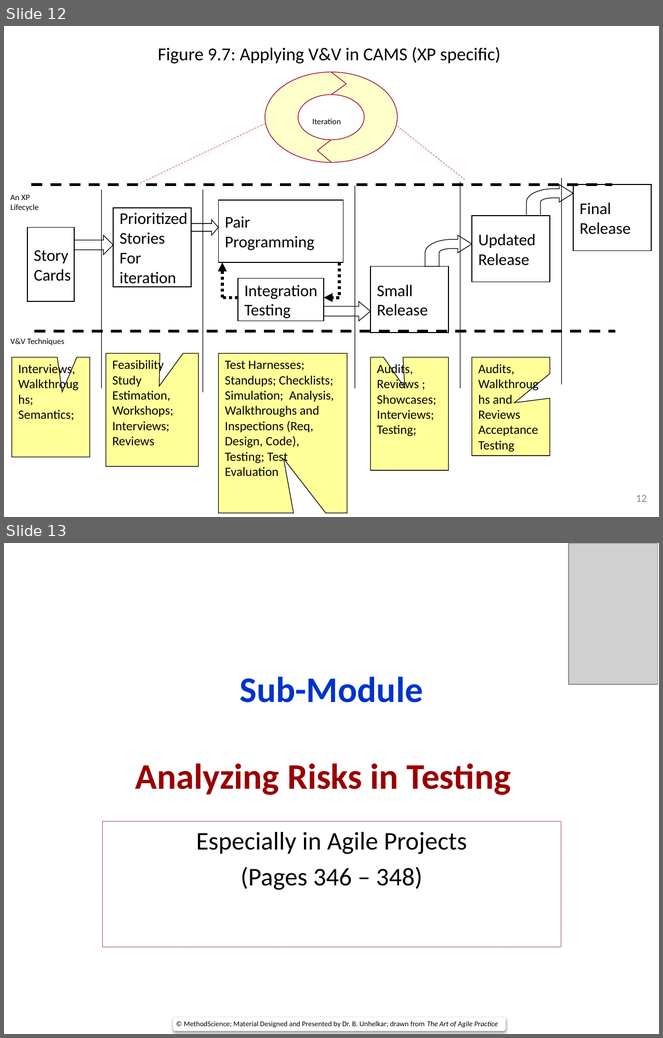
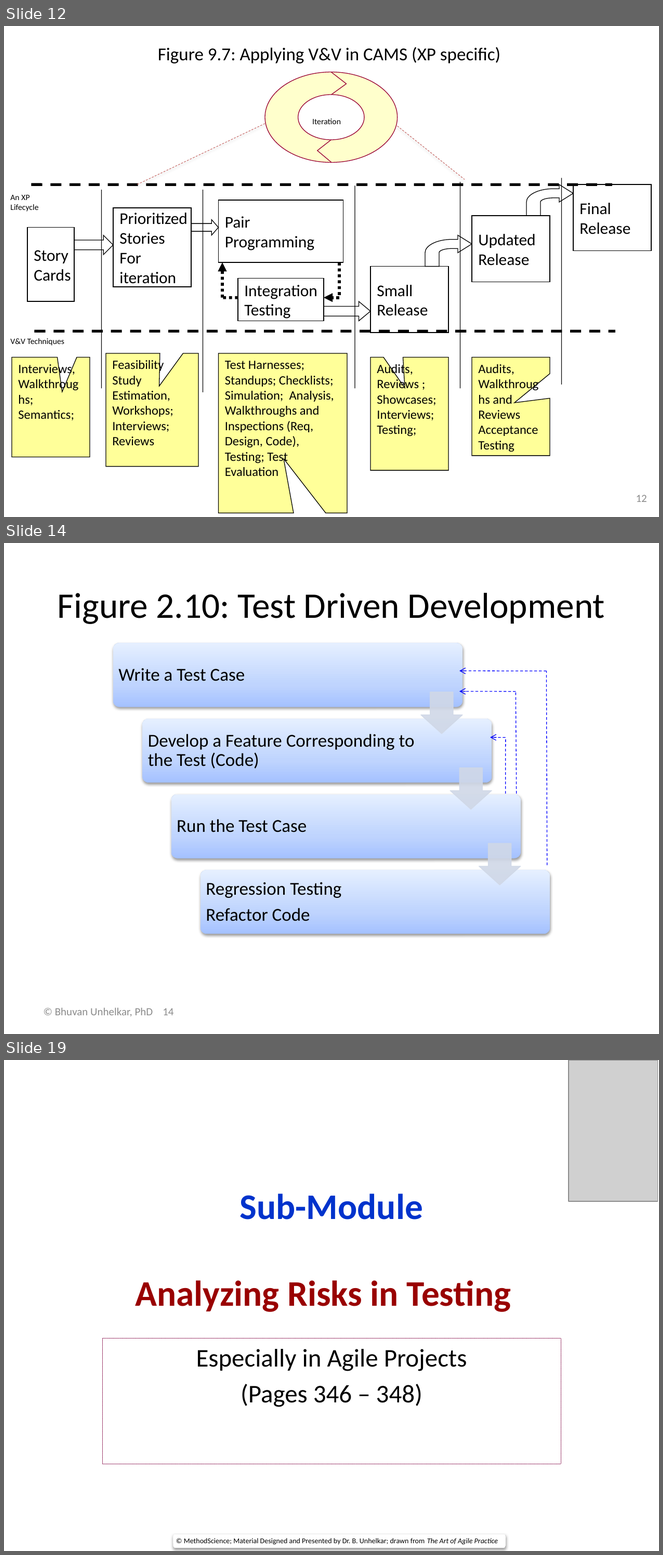
Before and after one commit to USNMasterEmSys2018/System-Engineering, a slide deck: Project management/APM_Week_15_CAMS_Quality & Testing.pptx. Shown one above the other, each under a label of ours: slides 12 and 13 before the commit, slides 12, 14 and 19 after it; the slides between them are not shown. The pictures are 663x1038 and 663x1555 pixels, drawn with LibreOffice and Linux fonts; fonts in the diff are those of the drawing; grey boxes stand for pictures. Boxes give left, top, right and bottom in pixels: in the first picture for what was removed or moved away, otherwise in the second. Text is boxed around its words. In the diff, an @@ line names an element or a change of style, - is before the commit and + after.

Commit message:
update of quality and testing

```diff
--- a/Project management/APM_Week_15_CAMS_Quality & Testing.pptx
+++ b/Project management/APM_Week_15_CAMS_Quality & Testing.pptx
@@ slide 14 added at (4, 543, 659, 1034), background #FFFFFF @@
@@ title added at (58, 593, 605, 624), 39.6 pt, text #000000 @@
+Figure 2.10: Test Driven Development
@@ arrow added from (546, 671) to (460, 671), #0000FF 0.75 pt dashed @@
@@ line added from (547, 865) to (546, 671), #0000FF 0.75 pt dashed @@
@@ arrow added from (516, 692) to (460, 692), #0000FF 0.75 pt dashed @@
@@ line added from (516, 794) to (516, 692), #0000FF 0.75 pt dashed @@
@@ arrow added from (506, 737) to (490, 737), #0000FF 0.75 pt dashed @@
@@ line added from (506, 794) to (506, 737), #0000FF 0.75 pt dashed @@
@@ group added at (113, 643, 550, 934): 4 rounded rectangles, 4 texts, 3 down arrows @@
+Write a Test Case
+Develop a Feature Corresponding to the Test (Code)
+Run the Test Case
+Regression Testing
+Refactor Code
@@ text added at (55, 1008, 174, 1017), 12 pt, text #8C8C8C @@
+© Bhuvan Unhelkar, PhD 14
@@ what was slide 13 is now slide 19 @@
```
Also in this commit, not shown: 1 slide changed, 5 other slides added.
